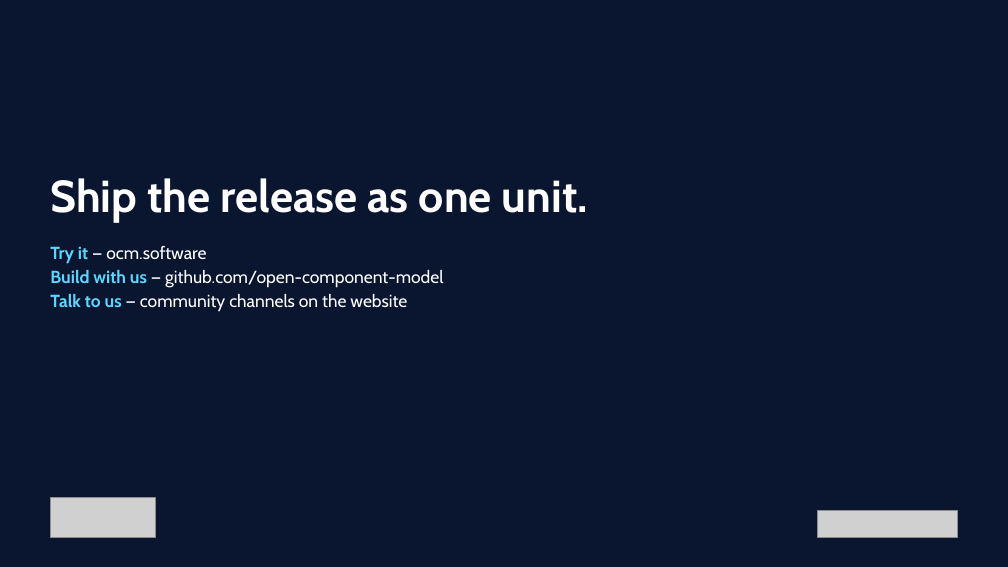
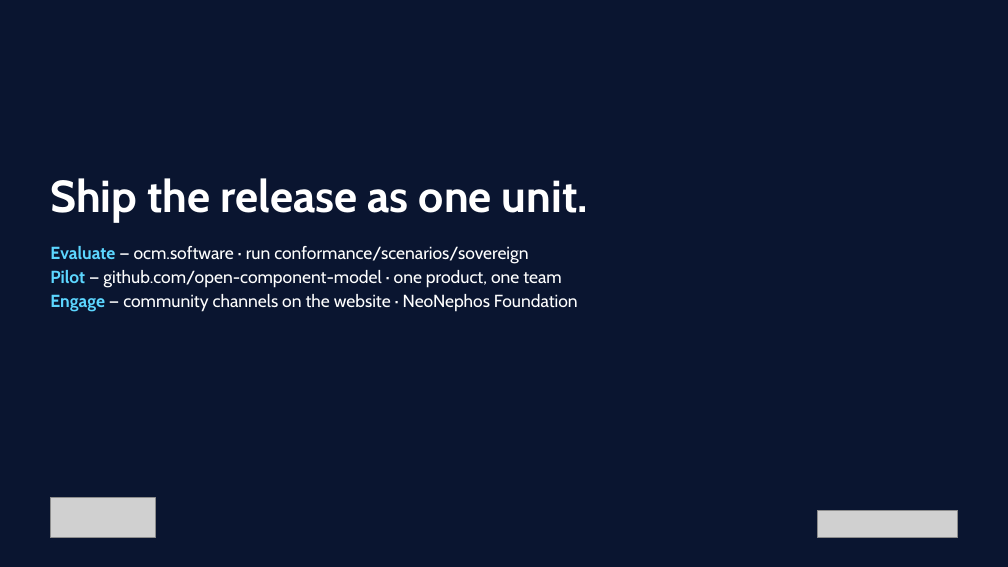
Before and after one commit to morri-son/open-component-model, a slide deck: slide 15 of docs/community/marketing/decks/architect-phase2a/OCM-Sovereign-Delivery-Architect-External.pptx. Drawn at 1008x567 pixels with LibreOffice and Linux fonts; fonts in the diff are those of the drawing; grey boxes stand for pictures. Boxes give left, top, right and bottom in pixels: in the first picture for what was removed or moved away, otherwise in the second. Text is boxed around its words. In the diff, an @@ line names an element or a change of style, - is before the commit and + after.

```diff
--- a/docs/community/marketing/decks/architect-phase2a/OCM-Sovereign-Delivery-Architect-External.pptx
+++ b/docs/community/marketing/decks/architect-phase2a/OCM-Sovereign-Delivery-Architect-External.pptx
@@ text at (50,246,578,312): text changed @@
-Try it — ocm.software
-Build with us — github.com/open-component-model
-Talk to us — community channels on the website
+Evaluate — ocm.software · run conformance/scenarios/sovereign
+Pilot — github.com/open-component-model · one product, one team
+Engage — community channels on the website · NeoNephos Foundation
```
Also in this commit, not shown: 9 other slides changed, 1 slide added, 4 other files.
